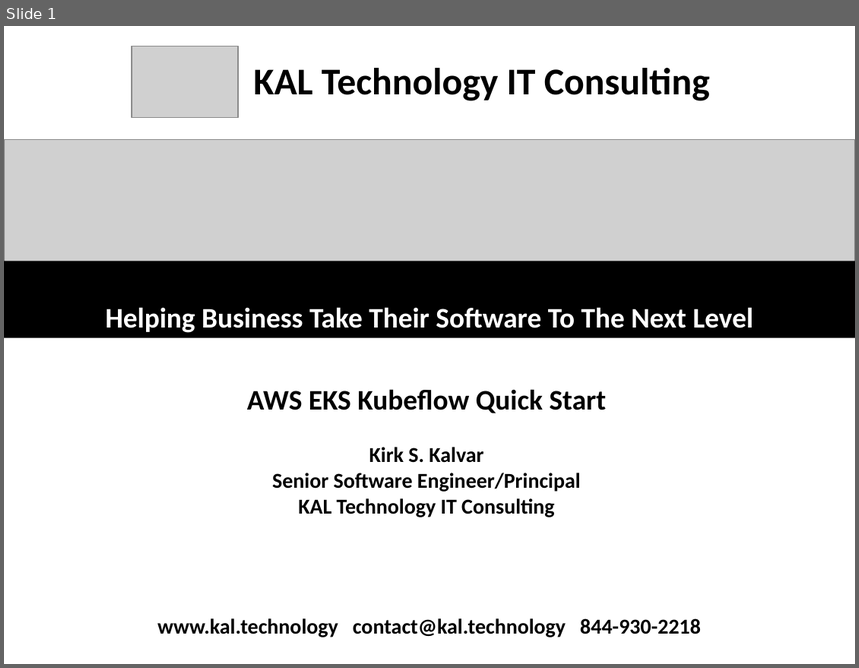
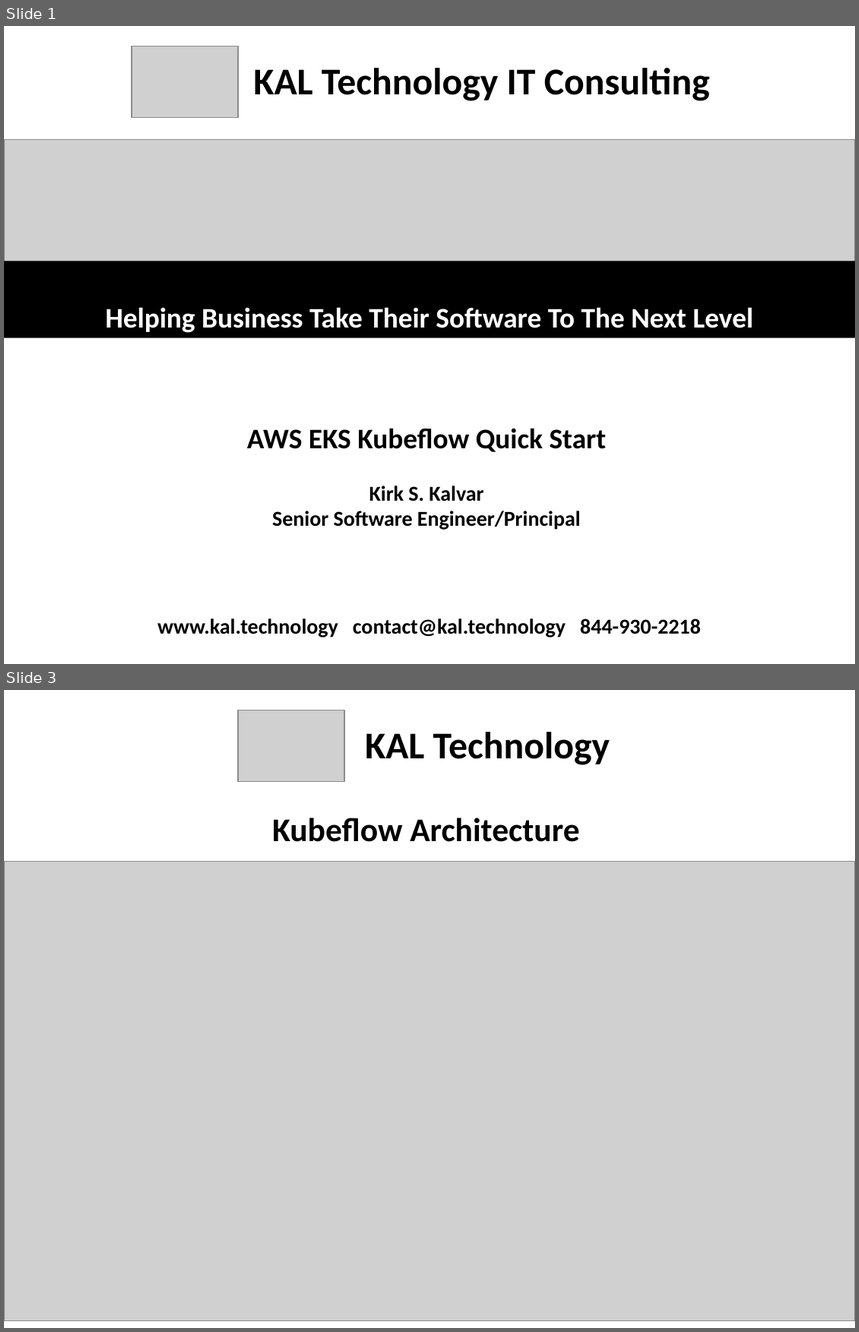
Before and after one commit to kskalvar/aws-eks-kubeflow-quickstart, a slide deck: slides/AWS EKS Kubeflow Quickstart.pptx. Shown one above the other, each under a label of ours: slide 1 before the commit, slides 1 and 3 after it; the slides between them are not shown. The pictures are 859x668 and 859x1332 pixels, drawn with LibreOffice and Linux fonts; fonts in the diff are those of the drawing; grey boxes stand for pictures. Boxes give left, top, right and bottom in pixels: in the first picture for what was removed or moved away, otherwise in the second. Text is boxed around its words. In the diff, an @@ line names an element or a change of style, - is before the commit and + after.

```diff
--- a/slides/AWS EKS Kubeflow Quickstart.pptx
+++ b/slides/AWS EKS Kubeflow Quickstart.pptx
@@ slide 3 added at (4,690,855,1328), background #FFFFFF @@
@@ picture added at (238,711,344,781) @@
@@ text added at (365,732,610,765), 32 pt, text #000000, bold @@
+KAL Technology
@@ text added at (272,818,579,842), 28 pt, text #000000, bold @@
+Kubeflow Architecture
@@ picture added at (4,862,855,1322) @@
@@ slide 1 changed as well @@
@@ text "AWS EKS Kubeflow Quick Start": place and size @@
-text "AWS EKS Kubeflow Quick Start" at (247,389,607,518)
+text "AWS EKS Kubeflow Quick Start" at (247,428,607,530)
@@ text at (298,499,555,518): paragraph removed @@
-KAL Technology IT Consulting
```
Also in this commit, not shown: 2 other slides changed, 3 other slides added.
